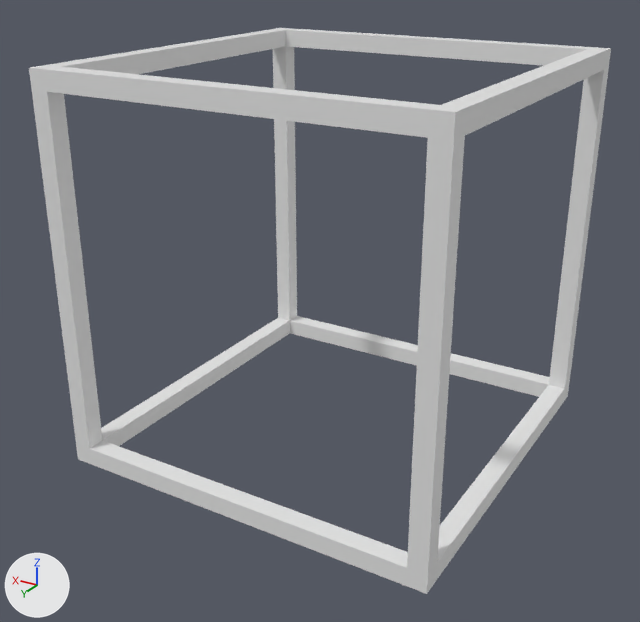
What one commit did to the Blender file sketch_room/raw/box_outline.blend.
Camera for both pictures: a 50 mm lens placed at (-2.24, 3.95, 1.63), pointed at (0.03, 0.15, -0.27). The axes (+X, +Y, +Z) are drawn at lower left. The lights are the same throughout.

In view in the first picture: 'Outline 10 cm'.
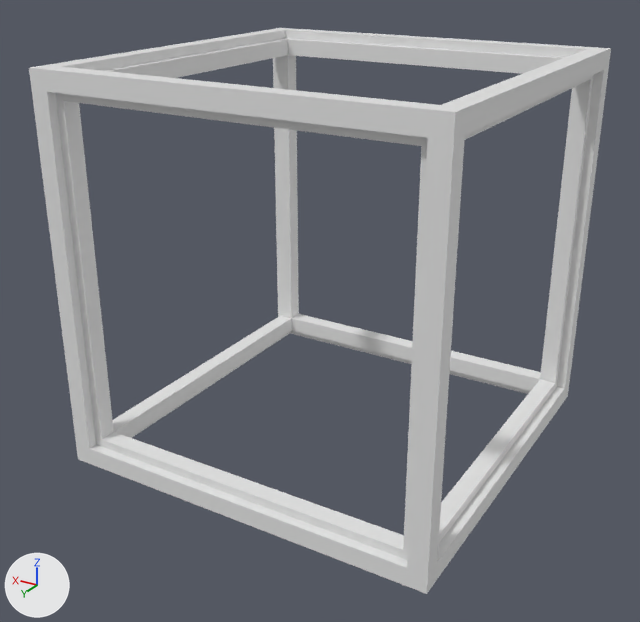
Commit message: Adjust outline

The edits, one by one:
Mesh me_cube_001 is new.
It has 64 vertices, 96 faces and spans x -1.0..1.0, y -1.0..1.0, z -1.0..1.0.
Object 'Outline 10 cm Internal' (ob_outline_10_cm_internal) is new; it shows me_cube_001.
Its location is (0.0, 0.0, 0.0).

What differs and where, as boxes [x1, y1, x2, y2] in the pictures (640 x 622 px):
'Outline 10 cm Internal', added: after [56, 38, 594, 560]
